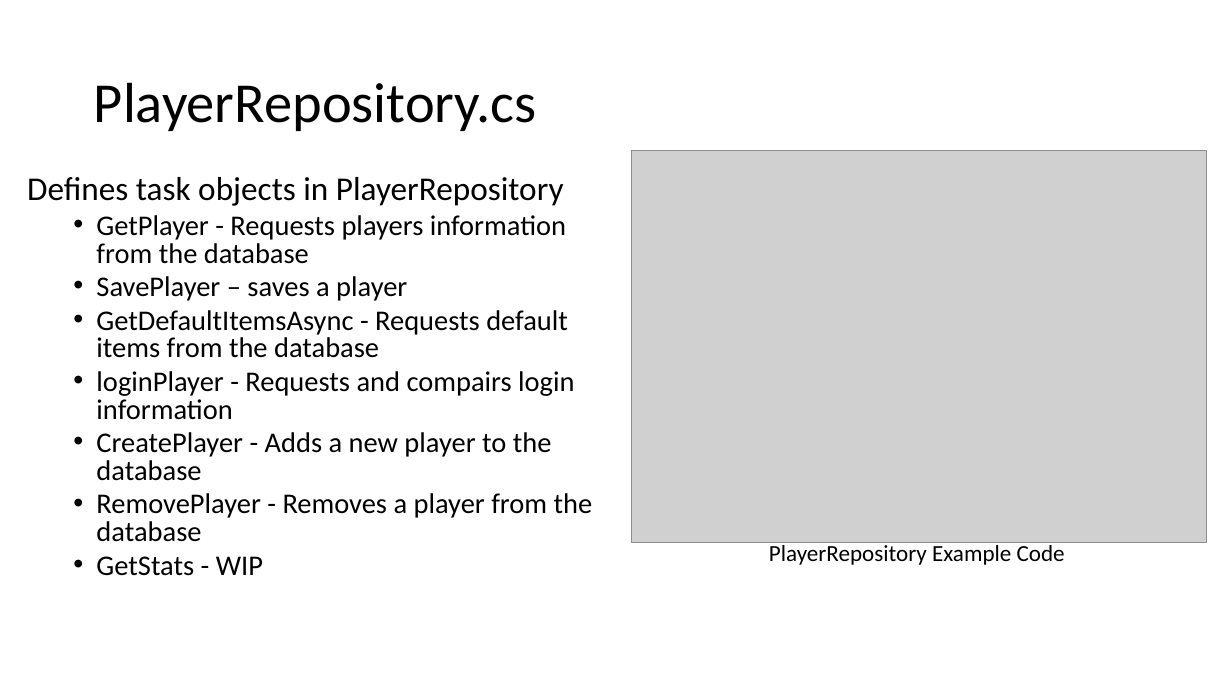
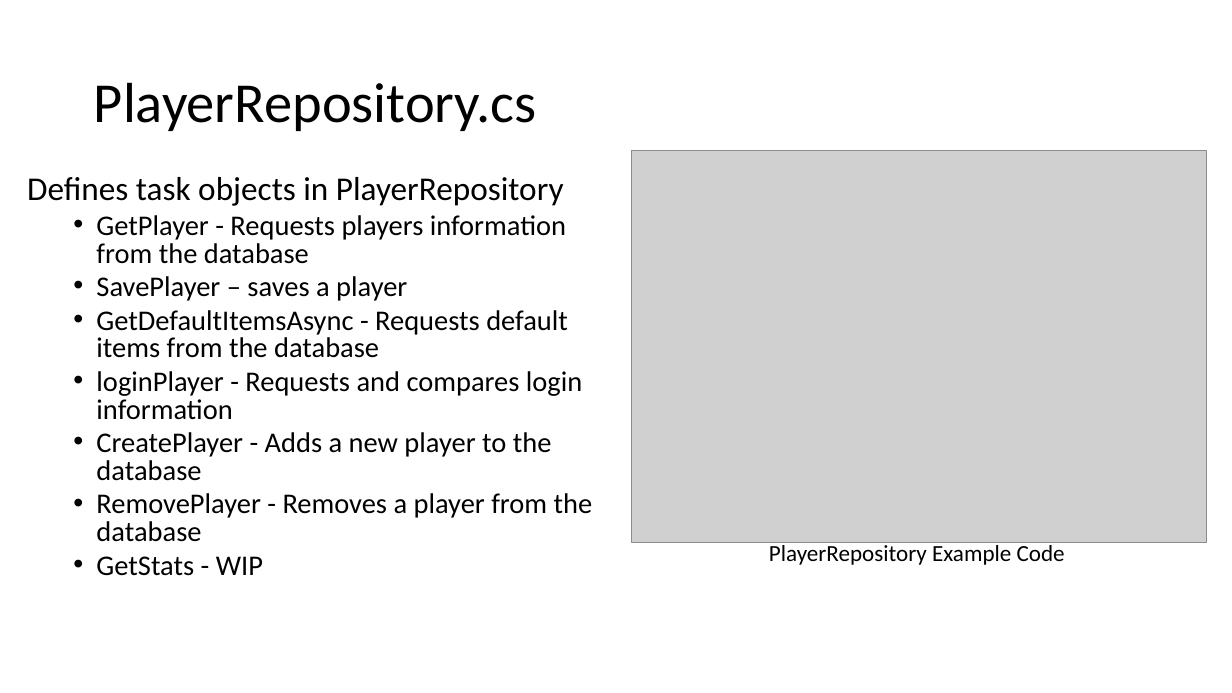
Before and after one commit to TheJavaCoder/Capstone, a slide deck: slide 8 of GameSystemObjects Documentation.pptx. Drawn at 1232x693 pixels with LibreOffice and Linux fonts; fonts in the diff are those of the drawing; grey boxes stand for pictures. Boxes give left, top, right and bottom in pixels: in the first picture for what was removed or moved away, otherwise in the second. Text is boxed around its words. In the diff, an @@ line names an element or a change of style, - is before the commit and + after.

```diff
--- a/GameSystemObjects Documentation.pptx
+++ b/GameSystemObjects Documentation.pptx
@@ text at (x1=96, y1=371, x2=582, y2=420): text changed @@
-  • loginPlayer - Requests and compairs login information
+  • loginPlayer - Requests and compares login information
```
Also in this commit, not shown: 6 other slides changed.
